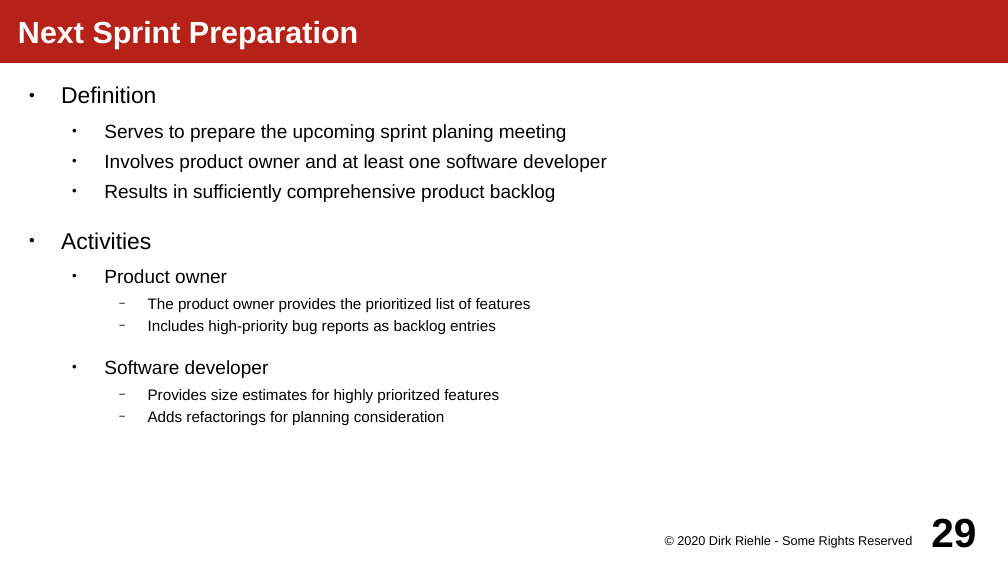
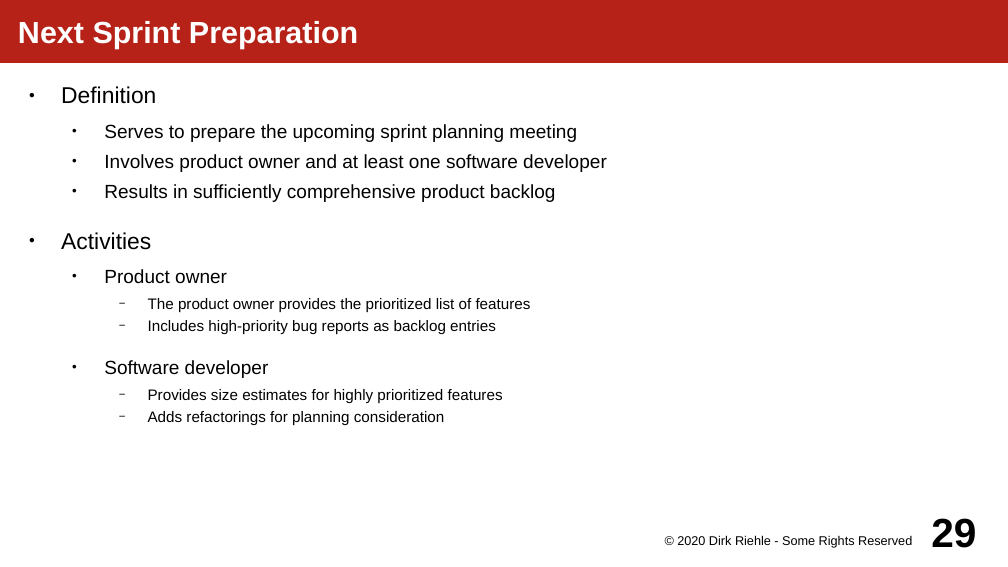
Before and after one commit to dirkriehle/amos-course, a slide deck: slide 29 of Lecture slides/AMOS C03 - Scrum Overview.odp. Drawn at 1008x567 pixels with LibreOffice and Linux fonts; fonts in the diff are those of the drawing. Boxes give left, top, right and bottom in pixels: in the first picture for what was removed or moved away, otherwise in the second. Text is boxed around its words. In the diff, an @@ line names an element or a change of style, - is before the commit and + after.

```diff
--- a/Lecture slides/AMOS C03 - Scrum Overview.odp
+++ b/Lecture slides/AMOS C03 - Scrum Overview.odp
@@ text at (104,124,577,142): text changed @@
-  ● Serves to prepare the upcoming sprint planing meeting
+  ● Serves to prepare the upcoming sprint planning meeting
@@ text at (148,389,503,403): text changed @@
-    − Provides size estimates for highly prioritzed features
+    − Provides size estimates for highly prioritized features
```
Also in this commit, not shown: 1 other slide changed, 1 other file.
